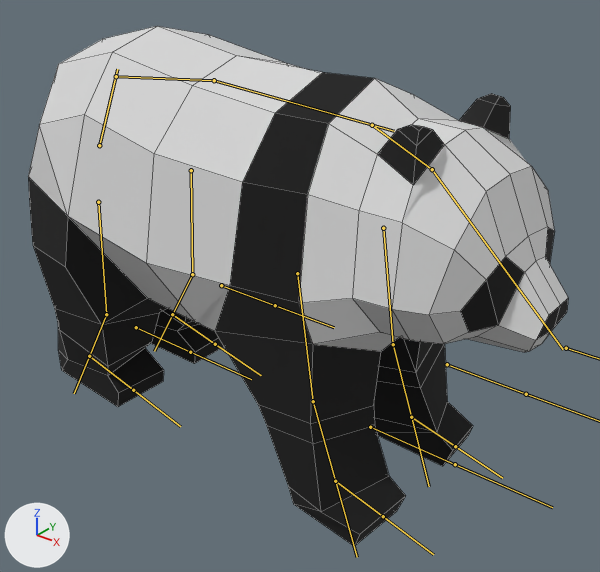
The FBX model Assets/Main/Characters/Panda/Models/Panda_1.fbx as it was, and as the next commit left it.
Both versions are drawn from a camera (50 mm lens) standing at (8.71, -9.43, 8.68) and looking at (1.06, 0.13, 2.75). Arrows for +X, +Y and +Z are at lower left; the lights stay in place. The bones that bend it are drawn over the model as lines. Mesh edges are drawn as thin lines.

Objects in the first picture: 'Model'.
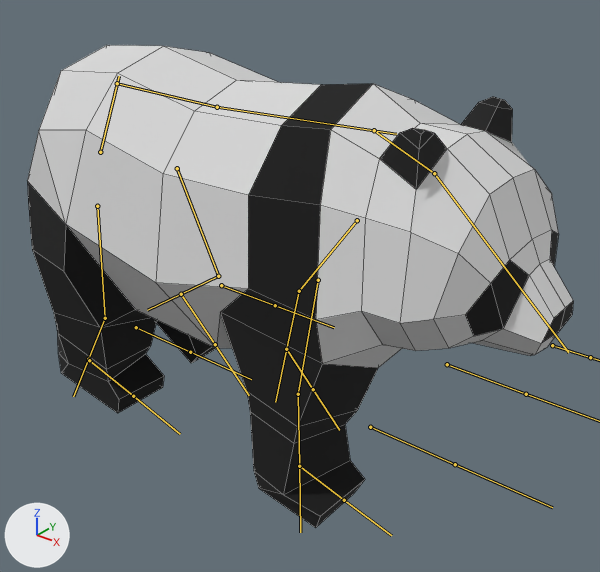
The newer file adds an action. The first version stands in its rest pose; the second is drawn at frame 8 of the action 'Rig|Walk_Forward_1'.

Location of each change, [x1, y1, x2, y2] in pixels of the pictures (600 x 572 px):
'Model', posed (7% shorter): before [28, 26, 568, 546]; after [27, 45, 573, 528]
bone 'Fund', root to tip: before (99, 145) to (117, 69); after (100, 152) to (119, 76)
bone 'SpateJos', root to tip: before (116, 76) to (214, 80); after (117, 83) to (217, 107)
bone 'SpateSus', root to tip: before (214, 80) to (394, 131); after (217, 107) to (396, 134)
bone 'Gat', root to tip: before (372, 125) to (432, 169); after (374, 130) to (434, 173)
bone 'Antebrat.R', root to tip: before (297, 273) to (313, 401); after (318, 280) to (298, 394)
bone 'Antebrat.L', root to tip: before (383, 228) to (393, 344); after (357, 220) to (299, 291)
bone 'Brat.L', root to tip: before (393, 344) to (411, 417); after (299, 291) to (286, 349)
bone 'Coapsa.R', root to tip: before (98, 202) to (106, 314); after (97, 206) to (105, 318)
bone 'Coapsa.L', root to tip: before (191, 170) to (192, 274); after (177, 168) to (218, 276)
bone 'Tibie.L', root to tip: before (192, 274) to (172, 314); after (218, 276) to (181, 294)
bone 'Calcai.R', root to tip: before (89, 356) to (89, 356); after (89, 360) to (89, 360)
bone 'IncheieturaMainii.R', root to tip: before (335, 481) to (335, 481); after (299, 466) to (299, 466)
bone 'Calcai.L', root to tip: before (172, 314) to (172, 314); after (181, 294) to (181, 293)
bone 'IncheieturaMainii.L', root to tip: before (411, 417) to (411, 416); after (286, 349) to (286, 348)

The edits, one by one:
Bone 'Fund' (bone_fund) moves from (0.0, 0.0, 0.0) to (0.07, -0.1, 0.0).
Bone 'SpateJos' (bone_spatejos) turns from (0, 0, 0) to (-7, 0, 0) degrees about its own x, y and z.
Bone 'SpateSus' (bone_spatesus) turns from (0, 0, 0) to (14, 0, 0) degrees about its own x, y and z.
Bone 'Gat' (bone_gat) turns from (0, 0, 0) to (-5, 0, 0) degrees about its own x, y and z.
Bone 'Antebrat.R' (bone_antebrat_r) moves from (0.0, 0.0, 0.0) to (0.0, -0.08, 0.13).
Bone 'Antebrat.R' (bone_antebrat_r) turns from (0, 0, 0) to (-25, 0, 0) degrees about its own x, y and z.
Bone 'Antebrat.L' (bone_antebrat_l) moves from (0.0, 0.0, 0.0) to (0.0, -0.31, -0.73).
Bone 'Antebrat.L' (bone_antebrat_l) turns from (0, 0, 0) to (-51, 0, 0) degrees about its own x, y and z.
Bone 'Brat.L' (bone_brat_l) turns from (0, 0, 0) to (12, 0, 0) degrees about its own x, y and z.
Bone 'Coapsa.R' (bone_coapsa_r) moves from (0.0, 0.0, 0.0) to (0.0, -0.03, -0.07).
Bone 'Coapsa.L' (bone_coapsa_l) moves from (0.0, 0.0, 0.0) to (0.0, -0.06, -0.41).
Bone 'Coapsa.L' (bone_coapsa_l) turns from (0, 0, 0) to (30, 0, 0) degrees about its own x, y and z.
Bone 'Tibie.L' (bone_tibie_l) turns from (0, 0, 0) to (55, 0, 0) degrees about its own x, y and z.
Bone 'Calcai.R' (bone_calcai_r) moves from (0.0, 0.0, 0.0) to (0.0, 0.01, -0.1).
Bone 'Calcai.R' (bone_calcai_r) turns from (0, 0, 0) to (2, 0, 0) degrees about its own x, y and z.
Bone 'IncheieturaMainii.R' (bone_incheieturamainii_r) moves from (0.0, 0.0, 0.0) to (0.0, 0.71, -0.06).
Bone 'Calcai.L' (bone_calcai_l) moves from (0.0, 0.0, 0.0) to (0.0, -0.31, 0.59).
Bone 'Calcai.L' (bone_calcai_l) turns from (0, 0, 0) to (31, 0, 0) degrees about its own x, y and z.
Bone 'IncheieturaMainii.L' (bone_incheieturamainii_l) moves from (0.0, 0.0, 0.0) to (0.0, 2.78, 0.34).
Bone 'IncheieturaMainii.L' (bone_incheieturamainii_l) turns from (0, 0, 0) to (32, 0, 0) degrees about its own x, y and z.
